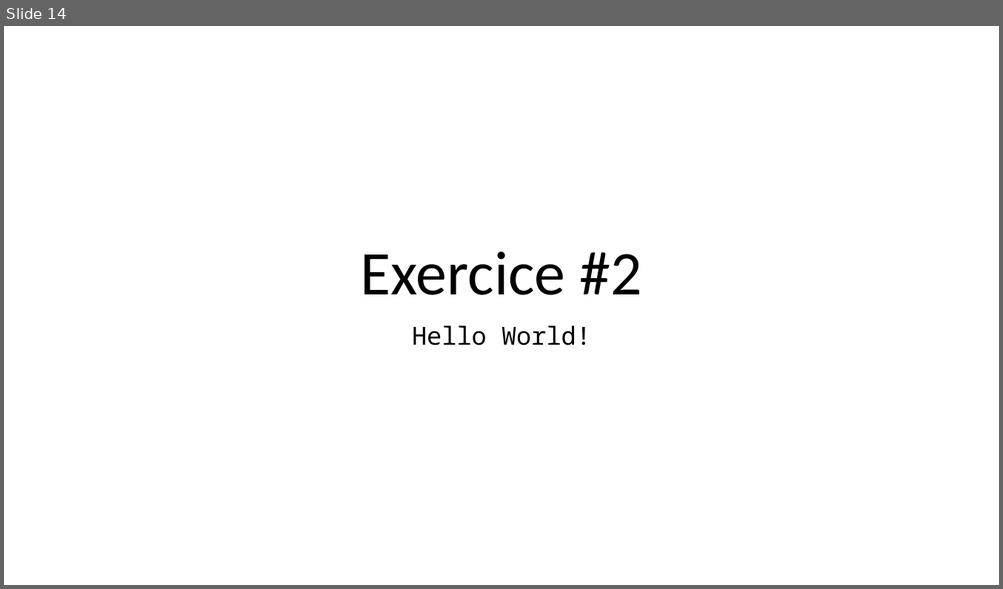
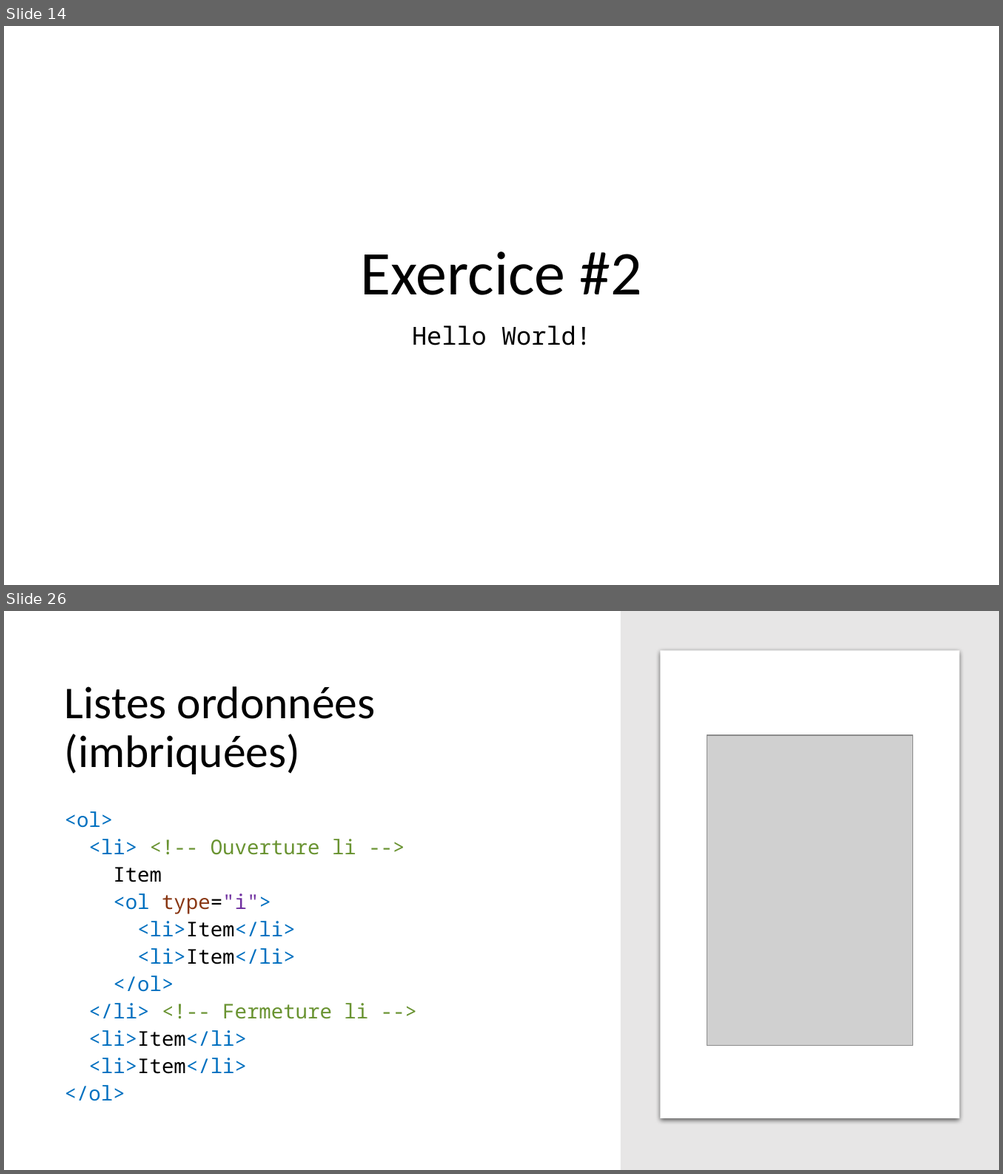
Before and after one commit to fragmatyc/SAAQ, a slide deck: HTML/1. Présentation/Cours HTML - v1.0.pptx. Shown one above the other, each under a label of ours: slide 14 before the commit, slides 14 and 26 after it; the slides between them are not shown. The pictures are 1003x589 and 1003x1174 pixels, drawn with LibreOffice and Linux fonts; fonts in the diff are those of the drawing; grey boxes stand for pictures. Boxes give left, top, right and bottom in pixels: in the first picture for what was removed or moved away, otherwise in the second. Text is boxed around its words. In the diff, an @@ line names an element or a change of style, - is before the commit and + after.

```diff
--- a/HTML/1. Présentation/Cours HTML - v1.0.pptx
+++ b/HTML/1. Présentation/Cours HTML - v1.0.pptx
@@ slide 26 added at [4, 611, 999, 1170], background #FFFFFF @@
@@ rectangle added at [620, 611, 999, 1170], fill #E7E6E6 @@
@@ rounded rectangle added at [660, 650, 959, 1119], fill #FFFFFF @@
@@ title added at [65, 686, 375, 775], 44 pt, text #000000 @@
+Listes ordonnées (imbriquées)
@@ picture added at [707, 735, 913, 1047] @@
@@ text added at [65, 812, 368, 1102], 19.6 pt, text #0070C0 @@
+<ol>
+<li> <!-- Ouverture li -->
+Item
+<ol type="i">
+<li>Item</li>
+<li>Item</li>
+</ol>
+</li> <!-- Fermeture li -->
+<li>Item</li>
+<li>Item</li>
+</ol>
```
Also in this commit, not shown: 5 slides changed, 28 other slides added, 2 other files.
